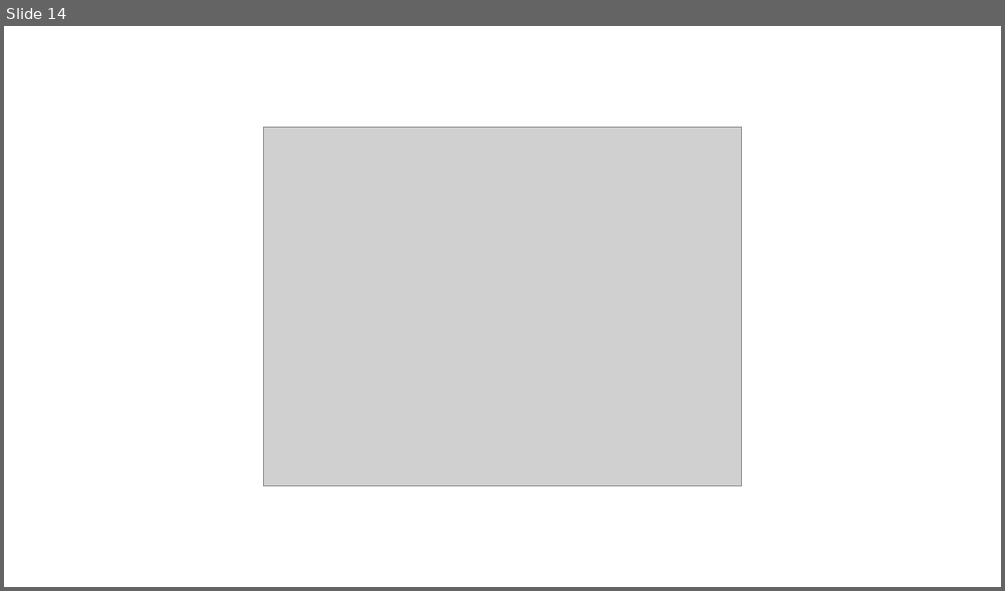
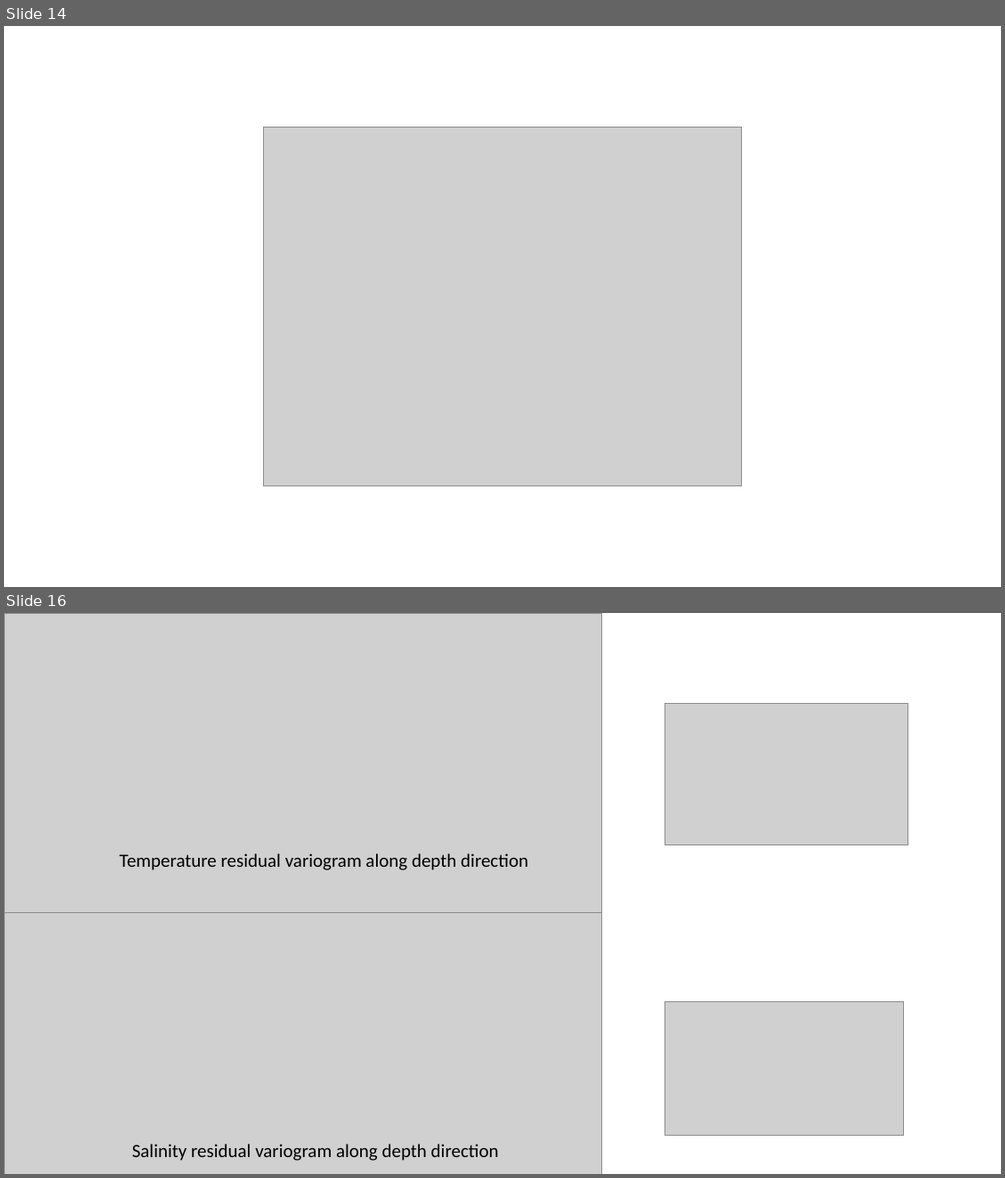
Before and after one commit to MASCOT-NTNU/Missions, a slide deck: Nidelva/Variogram/ChooseCoef.pptx. Shown one above the other, each under a label of ours: slide 14 before the commit, slides 14 and 16 after it; the slides between them are not shown. The pictures are 1005x591 and 1005x1178 pixels, drawn with LibreOffice and Linux fonts; fonts in the diff are those of the drawing; grey boxes stand for pictures. Boxes give left, top, right and bottom in pixels: in the first picture for what was removed or moved away, otherwise in the second. Text is boxed around its words. In the diff, an @@ line names an element or a change of style, - is before the commit and + after.

```diff
--- a/Nidelva/Variogram/ChooseCoef.pptx
+++ b/Nidelva/Variogram/ChooseCoef.pptx
@@ slide 16 added at bbox=[4, 613, 1001, 1174], background #FFFFFF @@
@@ picture added at bbox=[4, 613, 602, 912] @@
@@ picture added at bbox=[664, 704, 907, 844] @@
@@ text added at bbox=[120, 853, 528, 870], 18 pt, text #000000 @@
+Temperature residual variogram along depth direction
@@ picture added at bbox=[4, 893, 602, 1174] @@
@@ picture added at bbox=[664, 1001, 903, 1135] @@
@@ text added at bbox=[132, 1143, 499, 1160], 18 pt, text #000000 @@
+Salinity residual variogram along depth direction
```
Also in this commit, not shown: 2 slides changed, 2 other slides added, 8 other files.
